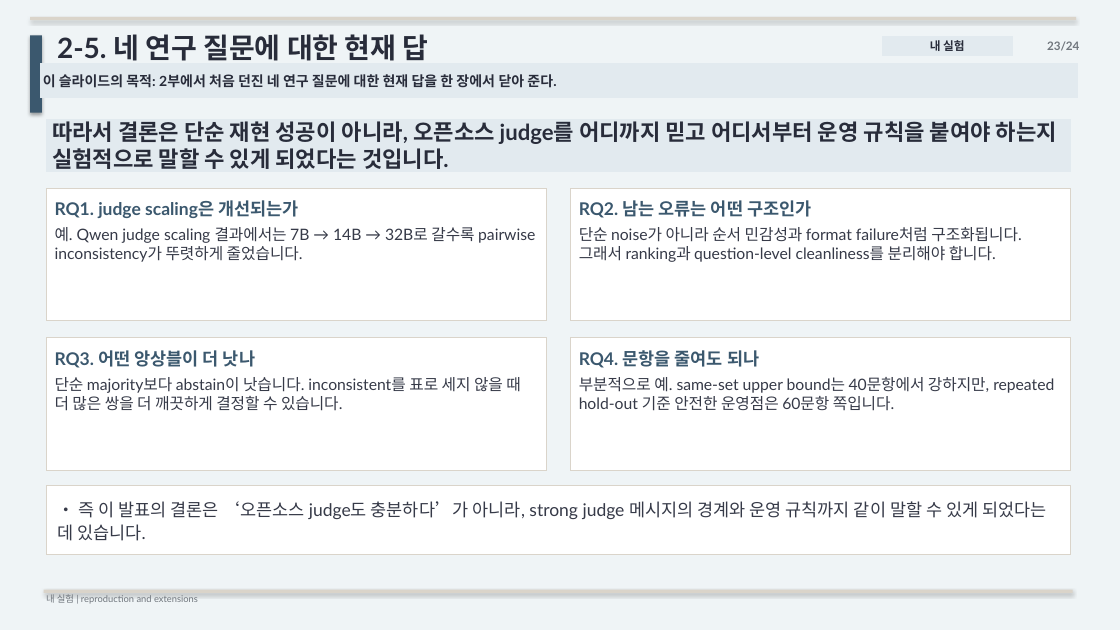
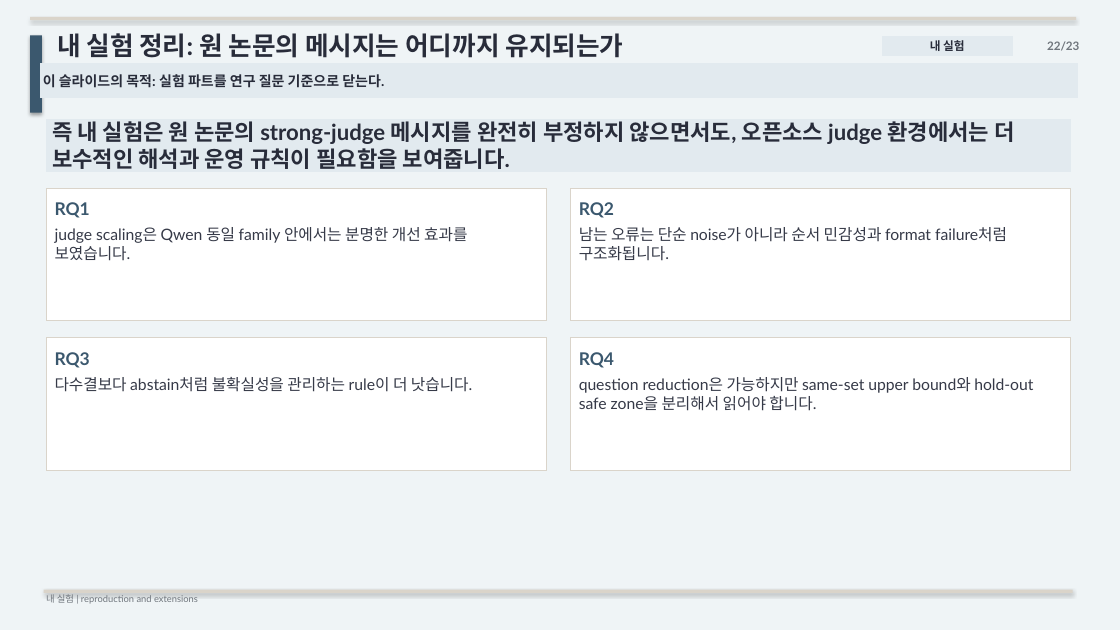
Before and after one commit to kook222/mt_bench_repro, a slide deck: slide 22 of presentation/mt_bench_paper_study.pptx (slide 23 before the commit). Drawn at 1120x630 pixels with LibreOffice and Linux fonts; fonts in the diff are those of the drawing. Boxes give left, top, right and bottom in pixels: in the first picture for what was removed or moved away, otherwise in the second. Text is boxed around its words. In the diff, an @@ line names an element or a change of style, - is before the commit and + after.

```diff
--- a/presentation/mt_bench_paper_study.pptx
+++ b/presentation/mt_bench_paper_study.pptx
@@ text at [57, 33, 624, 58]: text changed; size 24 to 22 pt @@
-2-5. 네 연구 질문에 대한 현재 답
+내 실험 정리: 원 논문의 메시지는 어디까지 유지되는가
@@ text at [1047, 41, 1079, 51]: text changed @@
-23/24
+22/23
@@ text in rectangle at [43, 74, 384, 88]: text changed @@
-이 슬라이드의 목적: 2부에서 처음 던진 네 연구 질문에 대한 현재 답을 한 장에서 닫아 준다.
+이 슬라이드의 목적: 실험 파트를 연구 질문 기준으로 닫는다.
@@ text in rectangle at [52, 121, 1014, 169]: text changed @@
-따라서 결론은 단순 재현 성공이 아니라, 오픈소스 judge를 어디까지 믿고 어디서부터 운영 규칙을 붙여야 하는지 실험적으로 말할 수 있게 되었다는 것입니다.
+즉 내 실험은 원 논문의 strong-judge 메시지를 완전히 부정하지 않으면서도, 오픈소스 judge 환경에서는 더 보수적인 해석과 운영 규칙이 필요함을 보여줍니다.
@@ text at [55, 202, 90, 218]: text changed @@
-RQ1. judge scaling은 개선되는가
+RQ1
@@ text at [579, 202, 614, 218]: text changed @@
-RQ2. 남는 오류는 어떤 구조인가
+RQ2
@@ text at [55, 227, 467, 261]: text changed @@
-예. Qwen judge scaling 결과에서는 7B → 14B → 32B로 갈수록 pairwise inconsistency가 뚜렷하게 줄었습니다.
+judge scaling은 Qwen 동일 family 안에서는 분명한 개선 효과를 보였습니다.
@@ text at [579, 227, 1007, 261]: text changed @@
-단순 noise가 아니라 순서 민감성과 format failure처럼 구조화됩니다. 그래서 ranking과 question-level cleanliness를 분리해야 합니다.
+남는 오류는 단순 noise가 아니라 순서 민감성과 format failure처럼 구조화됩니다.
@@ text at [55, 352, 90, 368]: text changed @@
-RQ3. 어떤 앙상블이 더 낫나
+RQ3
@@ text at [579, 352, 614, 368]: text changed @@
-RQ4. 문항을 줄여도 되나
+RQ4
@@ text at [55, 377, 472, 392]: text changed @@
-단순 majority보다 abstain이 낫습니다. inconsistent를 표로 세지 않을 때 더 많은 쌍을 더 깨끗하게 결정할 수 있습니다.
+다수결보다 abstain처럼 불확실성을 관리하는 rule이 더 낫습니다.
@@ text at [579, 377, 1033, 411]: text changed @@
-부분적으로 예. same-set upper bound는 40문항에서 강하지만, repeated hold-out 기준 안전한 운영점은 60문항 쪽입니다.
+question reduction은 가능하지만 same-set upper bound와 hold-out safe zone을 분리해서 읽어야 합니다.
@@ rectangle removed at [46, 486, 1071, 555] @@
-• 즉 이 발표의 결론은 ‘오픈소스 judge도 충분하다’가 아니라, strong judge 메시지의 경계와 운영 규칙까지 같이 말할 수 있게 되었다는 데 있습니다.
```
Also in this commit, not shown: 21 other slides changed, 1 slide added, 2 slides removed, 3 other files.
